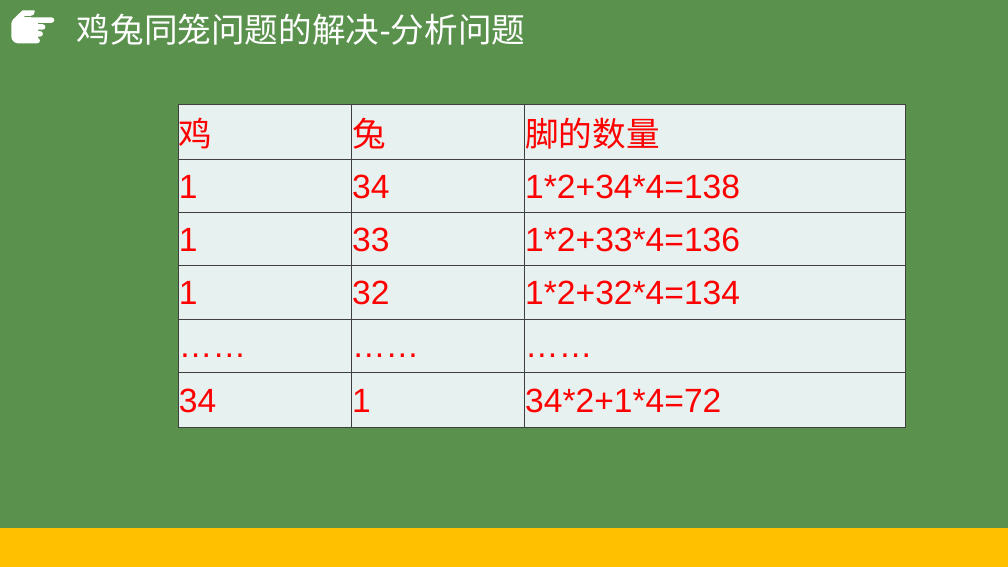
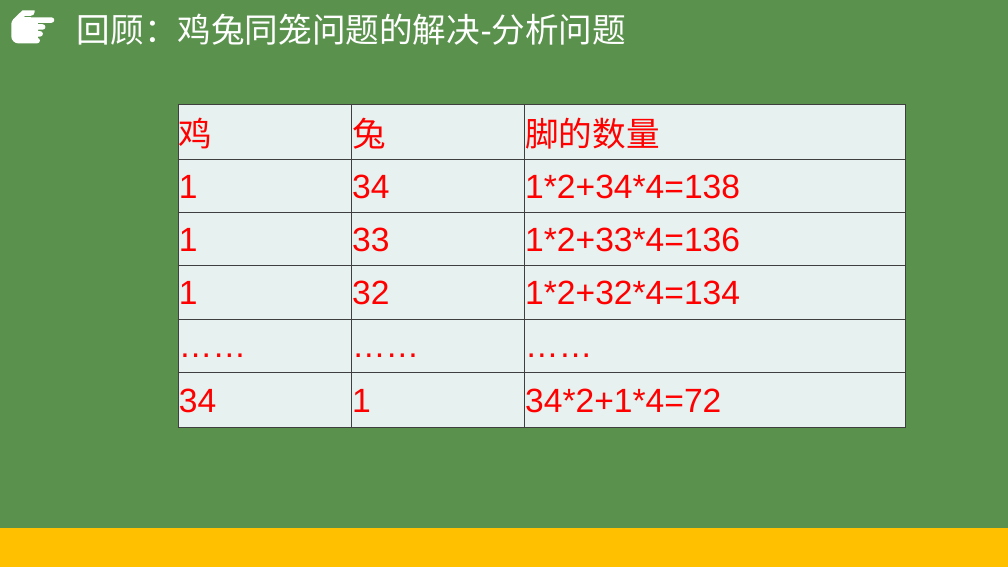
Before and after one commit to hongm32/2020design, a slide deck: slide 9 of 【第09课】枚举算法/【第09课】枚举算法.pptx. Drawn at 1008x567 pixels with LibreOffice and Linux fonts; fonts in the diff are those of the drawing. Boxes give left, top, right and bottom in pixels: in the first picture for what was removed or moved away, otherwise in the second. Text is boxed around its words. In the diff, an @@ line names an element or a change of style, - is before the commit and + after.

```diff
--- a/【第09课】枚举算法/【第09课】枚举算法.pptx
+++ b/【第09课】枚举算法/【第09课】枚举算法.pptx
@@ text at box(77, 13, 626, 45): text changed @@
-鸡兔同笼问题的解决-分析问题
+回顾：鸡兔同笼问题的解决-分析问题
```
Also in this commit, not shown: 8 other slides changed, 1 slide added, 8 other files.
